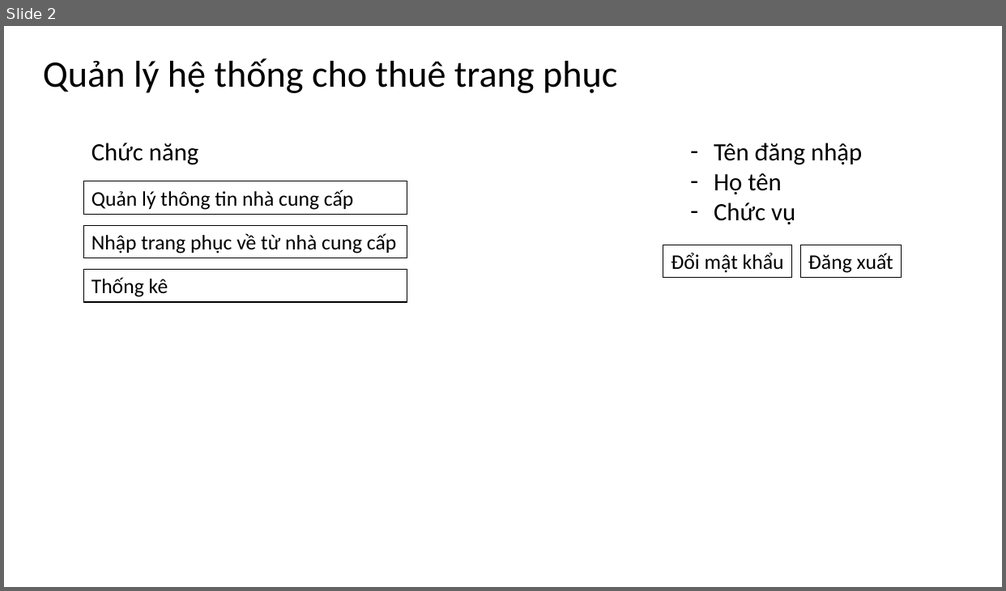
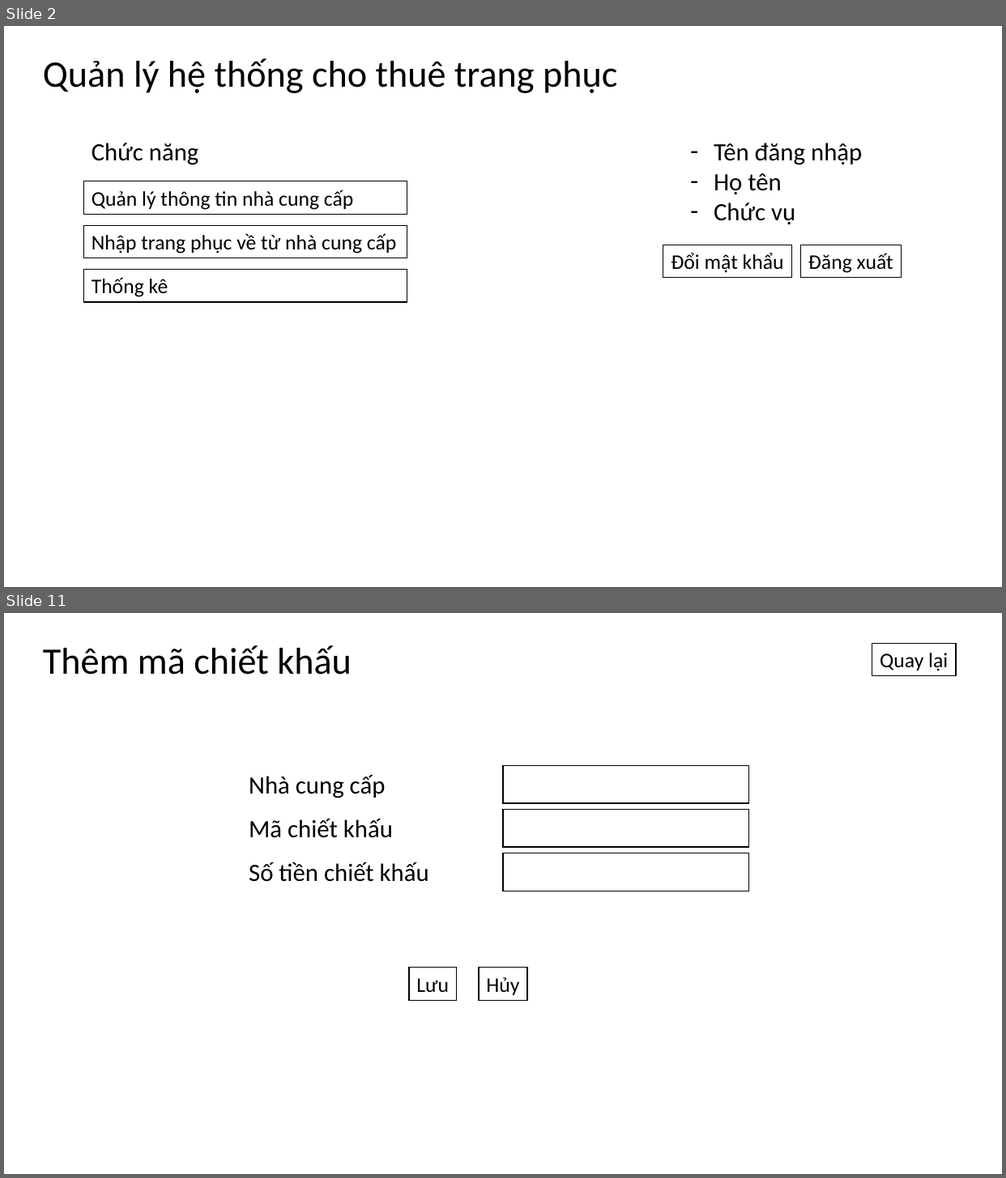
Before and after one commit to tuk3kCS/PTIT, a slide deck: 20251/Phân tích thiết kế HTTT/Hình vẽ/UI.pptx. Shown one above the other, each under a label of ours: slide 2 before the commit, slides 2 and 11 after it; the slides between them are not shown. The pictures are 1006x591 and 1006x1178 pixels, drawn with LibreOffice and Linux fonts; fonts in the diff are those of the drawing. Boxes give left, top, right and bottom in pixels: in the first picture for what was removed or moved away, otherwise in the second. Text is boxed around its words. In the diff, an @@ line names an element or a change of style, - is before the commit and + after.

```diff
--- a/20251/Phân tích thiết kế HTTT/Hình vẽ/UI.pptx
+++ b/20251/Phân tích thiết kế HTTT/Hình vẽ/UI.pptx
@@ slide 11 added at (4,613,1002,1174), background #FFFFFF @@
@@ text added at (43,645,351,675), 36 pt, text #000000 @@
+Thêm mã chiết khấu
@@ rectangle added at (872,643,957,676), fill #FFFFFF, outline #000000 1 pt, 20 pt, text #000000 @@
+Quay lại
@@ text added at (249,775,386,798), 24 pt, text #000000 @@
+Nhà cung cấp
@@ rectangle added at (503,766,750,803), fill #FFFFFF, outline #000000 1 pt @@
@@ text added at (249,819,393,838), 24 pt, text #000000 @@
+Mã chiết khấu
@@ rectangle added at (503,809,750,846), fill #FFFFFF, outline #000000 1 pt @@
@@ rectangle added at (503,854,750,891), fill #FFFFFF, outline #000000 1 pt @@
@@ text added at (249,862,429,882), 24 pt, text #000000 @@
+Số tiền chiết khấu
@@ rectangle added at (409,968,456,1001), fill #FFFFFF, outline #000000 1 pt, 20 pt, text #000000 @@
+Lưu
@@ rectangle added at (479,968,527,1001), fill #FFFFFF, outline #000000 1 pt, 20 pt, text #000000 @@
+Hủy
```
Also in this commit, not shown: 1 slide changed, 11 other slides added, 17 other files.
